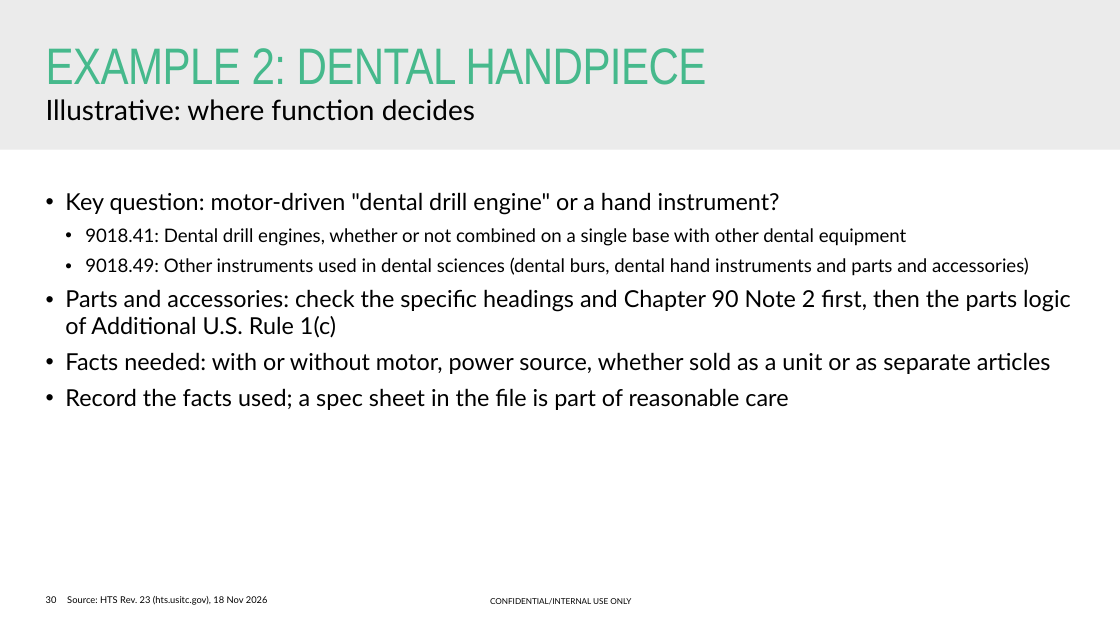
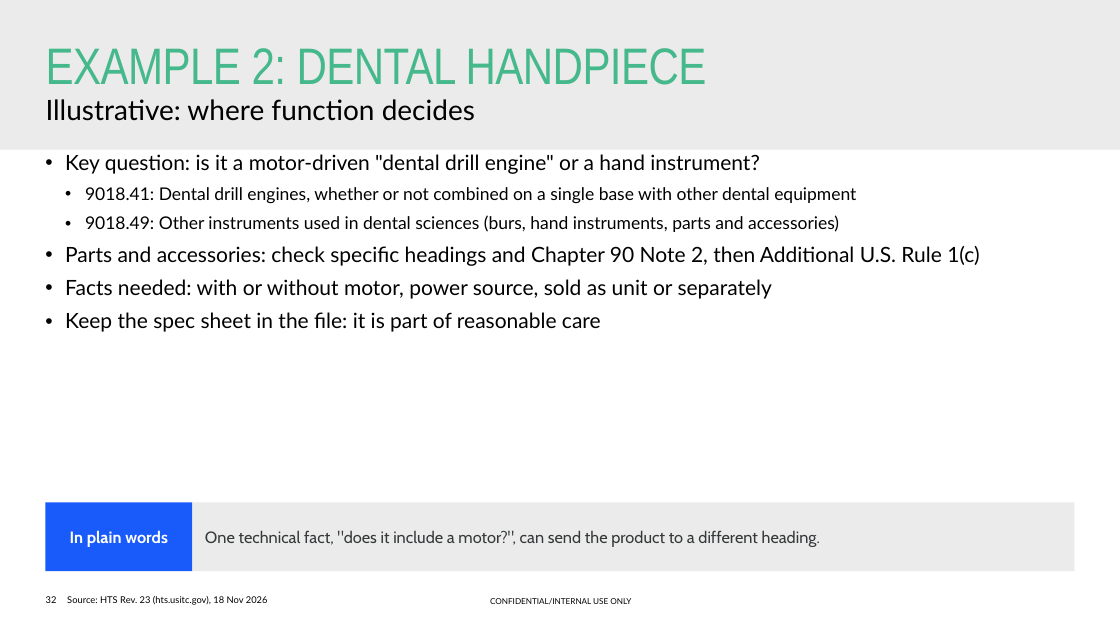
Before and after one commit to lars1909lg-bot/TradeKPI, a slide deck: slide 32 of training/Straumann_US_HTS_Classification_Training.pptx (slide 30 before the commit). Drawn at 1120x630 pixels with LibreOffice and Linux fonts; fonts in the diff are those of the drawing; background and template pictures are left out. Boxes give left, top, right and bottom in pixels: in the first picture for what was removed or moved away, otherwise in the second. Text is boxed around its words. In the diff, an @@ line names an element or a change of style, - is before the commit and + after.

```diff
--- a/training/Straumann_US_HTS_Classification_Training.pptx
+++ b/training/Straumann_US_HTS_Classification_Training.pptx
@@ text "Key question: is it a ...": place and size @@
-text "Key question: is it a ..." at bbox=[65, 192, 1071, 410]
+text "Key question: is it a ..." at bbox=[65, 154, 979, 332]
@@ text at bbox=[65, 154, 760, 174]: text changed; size 20 to 18 pt @@
-• Key question: motor-driven "dental drill engine" or a hand instrument?
+• Key question: is it a motor-driven "dental drill engine" or a hand instrument?
@@ text at bbox=[85, 187, 856, 204]: size 16 to 15 pt in "9018.41: Dental drill engines, whether or not ..." @@
@@ text at bbox=[65, 215, 979, 332]: text changed; size 20 to 18 pt @@
-  • 9018.49: Other instruments used in dental sciences (dental burs, dental hand instruments and parts and accessories)
-• Parts and accessories: check the specific headings and Chapter 90 Note 2 first, then the parts logic of Additional U.S. Rule 1(c)
-• Facts needed: with or without motor, power source, whether sold as a unit or as separate articles
-• Record the facts used; a spec sheet in the file is part of reasonable care
+  • 9018.49: Other instruments used in dental sciences (burs, hand instruments, parts and accessories)
+• Parts and accessories: check specific headings and Chapter 90 Note 2, then Additional U.S. Rule 1(c)
+• Facts needed: with or without motor, power source, sold as unit or separately
+• Keep the spec sheet in the file: it is part of reasonable care
@@ rectangle added at bbox=[45, 502, 192, 571], fill #195AFA, 14 pt, text #FFFFFF, bold @@
+In plain words
@@ rectangle added at bbox=[192, 502, 1075, 571], fill #EBEBEB, 14 pt, text #36393A @@
+One technical fact, "does it include a motor?", can send the product to a different heading.
@@ page number at bbox=[46, 596, 57, 603]: text changed @@
-30
+32
```
Also in this commit, not shown: 77 other slides changed, 4 slides added, 2 slides removed, 1 other file.
